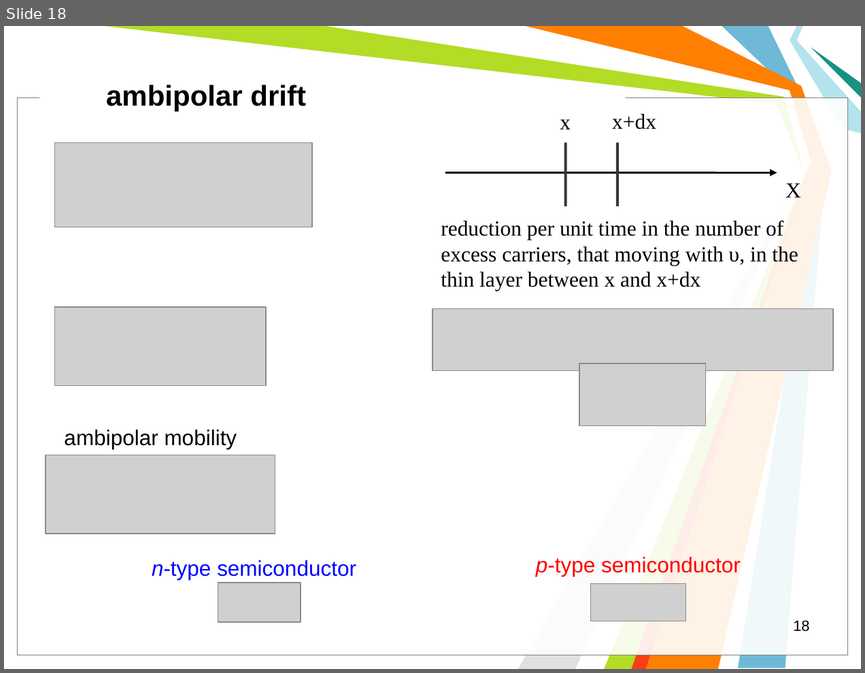
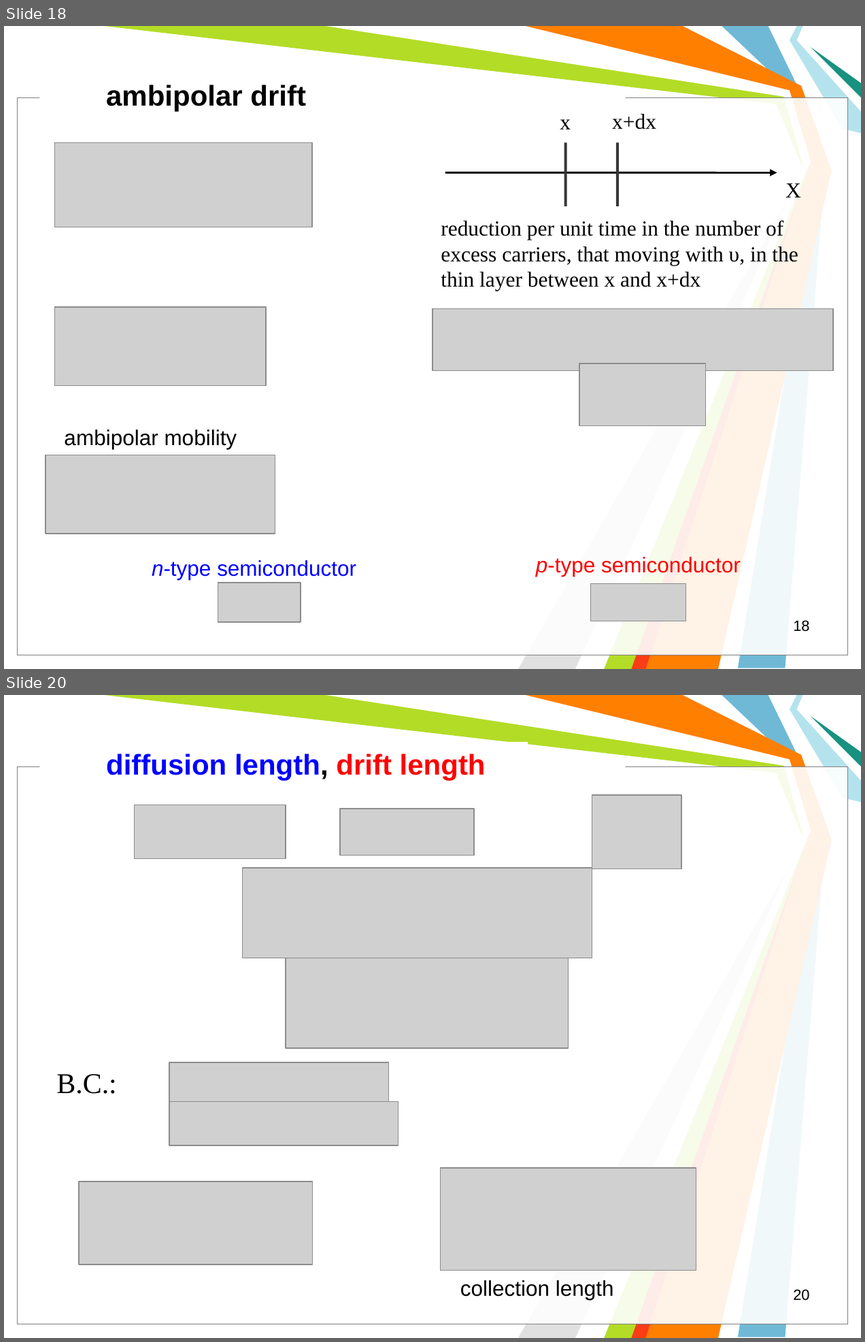
Before and after one commit to l432/NMK, a slide deck: Lecture/Photovoltaics/Photovoltaics2.ppt. Shown one above the other, each under a label of ours: slide 18 before the commit, slides 18 and 20 after it; the slides between them are not shown. The pictures are 865x673 and 865x1342 pixels, drawn with LibreOffice and Linux fonts; fonts in the diff are those of the drawing; grey boxes stand for pictures; background and template pictures are left out. Boxes give left, top, right and bottom in pixels: in the first picture for what was removed or moved away, otherwise in the second. Text is boxed around its words. In the diff, an @@ line names an element or a change of style, - is before the commit and + after.

```diff
--- a/Lecture/Photovoltaics/Photovoltaics2.ppt
+++ b/Lecture/Photovoltaics/Photovoltaics2.ppt
@@ slide 20 added at [4, 695, 861, 1338], background #FFFFFF; not listed: 11 template elements that a slide beside it also shows @@
@@ text added at [106, 753, 485, 780], 24 pt, text #0000FF, bold @@
+diffusion length, drift length
@@ picture added at [592, 795, 682, 869] @@
@@ picture added at [135, 804, 286, 859] @@
@@ picture added at [340, 809, 473, 855] @@
@@ picture added at [242, 868, 592, 958] @@
@@ picture added at [286, 958, 568, 1048] @@
@@ text added at [56, 1074, 117, 1093], 24 pt, text #000000 @@
+B.C.:
@@ picture added at [169, 1063, 389, 1101] @@
@@ picture added at [169, 1101, 398, 1145] @@
@@ picture added at [79, 1182, 313, 1265] @@
@@ picture added at [440, 1168, 696, 1270] @@
@@ text added at [460, 1280, 614, 1300], 18 pt, text #000000 @@
+collection length
@@ page number added at [793, 1289, 809, 1300], 12.5 pt, text #000000 @@
+20
```
Also in this commit, not shown: 3 other slides added, 1 slide removed.
